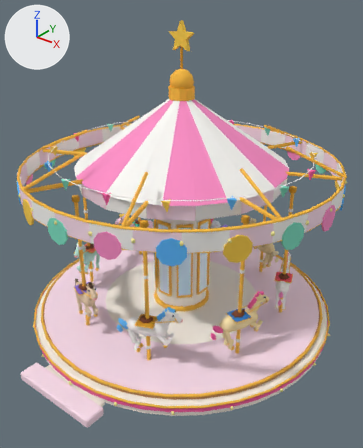
Two versions of the glTF model public/models/buildings/park-carousel.glb, one commit apart.
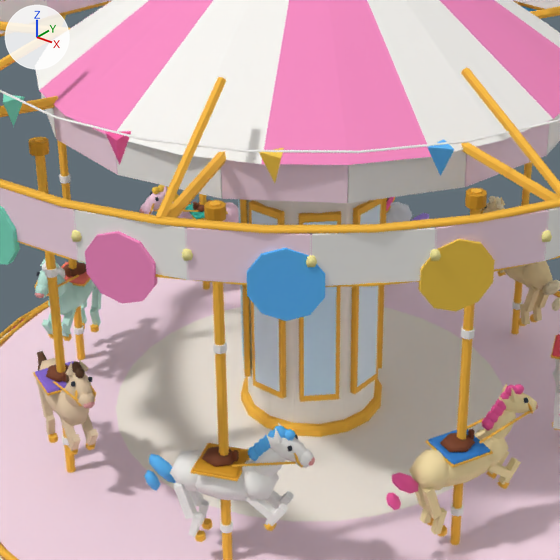
Old and new are each drawn whole from a 50 mm camera at (-32.3, -9.63, 8.73) aimed at (-39.61, -0.49, 3.07) and again close up on the part from 17% to 77% of the width and 32% to 80% of the height. Arrows for +X, +Y and +Z are at upper left; the lights stay in place. The first two pictures are the older version. Where no turn or scale is listed for an object, it has been applied to the vertices.

The scene before the commit, as lines of its bpy script (objects in view):
```python
me_pk_carousel_horse2_mesh = bpy.data.meshes.new('pk_carousel_horse2_mesh')
me_pk_carousel_horse2_mesh.from_pydata(...)  # 606 vertices, 1060 faces; spans x -0.77..0.77, y -0.35..0.35, z -0.68..0.68
me_pk_carousel_horse2_mesh.materials.append(mat_toy)
me_pk_carousel_horse4_mesh = bpy.data.meshes.new('pk_carousel_horse4_mesh')
me_pk_carousel_horse4_mesh.from_pydata(...)  # 606 vertices, 1060 faces; spans x -0.35..0.35, y -0.77..0.77, z -0.68..0.68
me_pk_carousel_horse4_mesh.materials.append(mat_toy)
me_pk_carousel_spin_mesh = bpy.data.meshes.new('pk_carousel_spin_mesh')
me_pk_carousel_spin_mesh.from_pydata(...)  # 3230 vertices, 5692 faces; spans x -4.11..4.11, y -4.11..4.11, z -3.78..3.78
me_pk_carousel_spin_mesh.materials.append(mat_toy)
ob_pk_carousel_horse2_mesh = bpy.data.objects.new('pk_carousel_horse2_mesh', me_pk_carousel_horse2_mesh)
ob_pk_carousel_horse2_mesh.location = (-41.12, 2.61, 1.39)
ob_pk_carousel_horse4_mesh = bpy.data.objects.new('pk_carousel_horse4_mesh', me_pk_carousel_horse4_mesh)
ob_pk_carousel_horse4_mesh.location = (-42.61, -1.12, 1.39)
ob_pk_carousel_spin_mesh = bpy.data.objects.new('pk_carousel_spin_mesh', me_pk_carousel_spin_mesh)
ob_pk_carousel_spin_mesh.location = (-40.0, 0.0, 4.12)
# also in view: 'pk_carousel_horse3_mesh' at (-42.66, 1.06, 1.39); 'pk_carousel_horse7_mesh' at (-37.34, -1.06, 1.39); 'pk_carousel_horse5_mesh' at (-41.06, -2.66, 1.39); 'pk_carousel_horse6_mesh' at (-38.88, -2.61, 1.39); 'pk_carousel_horse1_mesh' at (-38.94, 2.66, 1.39)
```
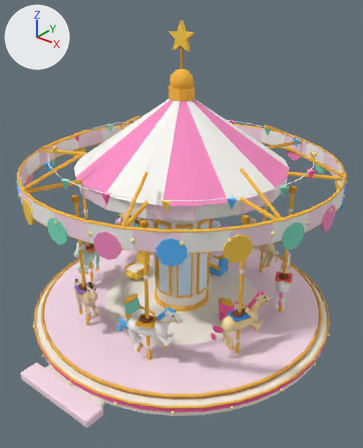
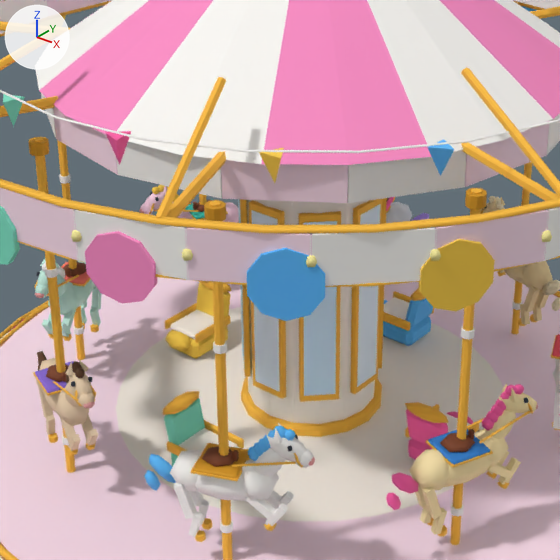
Changed parts and their boxes (x1, y1, x2, y2) in the close-ups (560 x 560 px):
'pk_carousel_chariot2_mesh', added: after (165, 281, 231, 359)
'pk_carousel_chariot3_mesh', added: after (163, 391, 244, 467)
'pk_carousel_chariot1_mesh', added: after (383, 289, 434, 346)
'pk_carousel_chariot0_mesh', added: after (405, 402, 479, 460)

Diff of the bpy script that builds the scene:
```diff
--- a/public/models/buildings/park-carousel.glb.py
+++ b/public/models/buildings/park-carousel.glb.py
@@ me_pk_carousel_chariot3_mesh @@
+me_pk_carousel_chariot3_mesh.from_pydata(...)  # 172 vertices, 316 faces; spans x -0.435..0.435, y -0.275..0.275, z -0.38..0.38
+me_pk_carousel_chariot3_mesh.materials.append(mat_toy)
@@ me_pk_carousel_chariot2_mesh @@
+me_pk_carousel_chariot2_mesh.from_pydata(...)  # 172 vertices, 316 faces; spans x -0.275..0.275, y -0.435..0.435, z -0.38..0.38
+me_pk_carousel_chariot2_mesh.materials.append(mat_toy)
@@ me_pk_carousel_chariot1_mesh @@
+me_pk_carousel_chariot1_mesh.from_pydata(...)  # 172 vertices, 316 faces; spans x -0.435..0.435, y -0.275..0.275, z -0.38..0.38
+me_pk_carousel_chariot1_mesh.materials.append(mat_toy)
@@ me_pk_carousel_chariot0_mesh @@
+me_pk_carousel_chariot0_mesh.from_pydata(...)  # 172 vertices, 316 faces; spans x -0.275..0.275, y -0.435..0.435, z -0.38..0.38
+me_pk_carousel_chariot0_mesh.materials.append(mat_toy)
@@ ob_pk_carousel_chariot3_mesh @@
+ob_pk_carousel_chariot3_mesh = bpy.data.objects.new('pk_carousel_chariot3_mesh', me_pk_carousel_chariot3_mesh)
+ob_pk_carousel_chariot3_mesh.location = (-39.99, -1.75, 0.82)
@@ ob_pk_carousel_chariot2_mesh @@
+ob_pk_carousel_chariot2_mesh = bpy.data.objects.new('pk_carousel_chariot2_mesh', me_pk_carousel_chariot2_mesh)
+ob_pk_carousel_chariot2_mesh.location = (-41.75, -0.02, 0.82)
@@ ob_pk_carousel_chariot1_mesh @@
+ob_pk_carousel_chariot1_mesh = bpy.data.objects.new('pk_carousel_chariot1_mesh', me_pk_carousel_chariot1_mesh)
+ob_pk_carousel_chariot1_mesh.location = (-40.01, 1.75, 0.82)
@@ ob_pk_carousel_chariot0_mesh @@
+ob_pk_carousel_chariot0_mesh = bpy.data.objects.new('pk_carousel_chariot0_mesh', me_pk_carousel_chariot0_mesh)
+ob_pk_carousel_chariot0_mesh.location = (-38.25, 0.02, 0.82)
```
